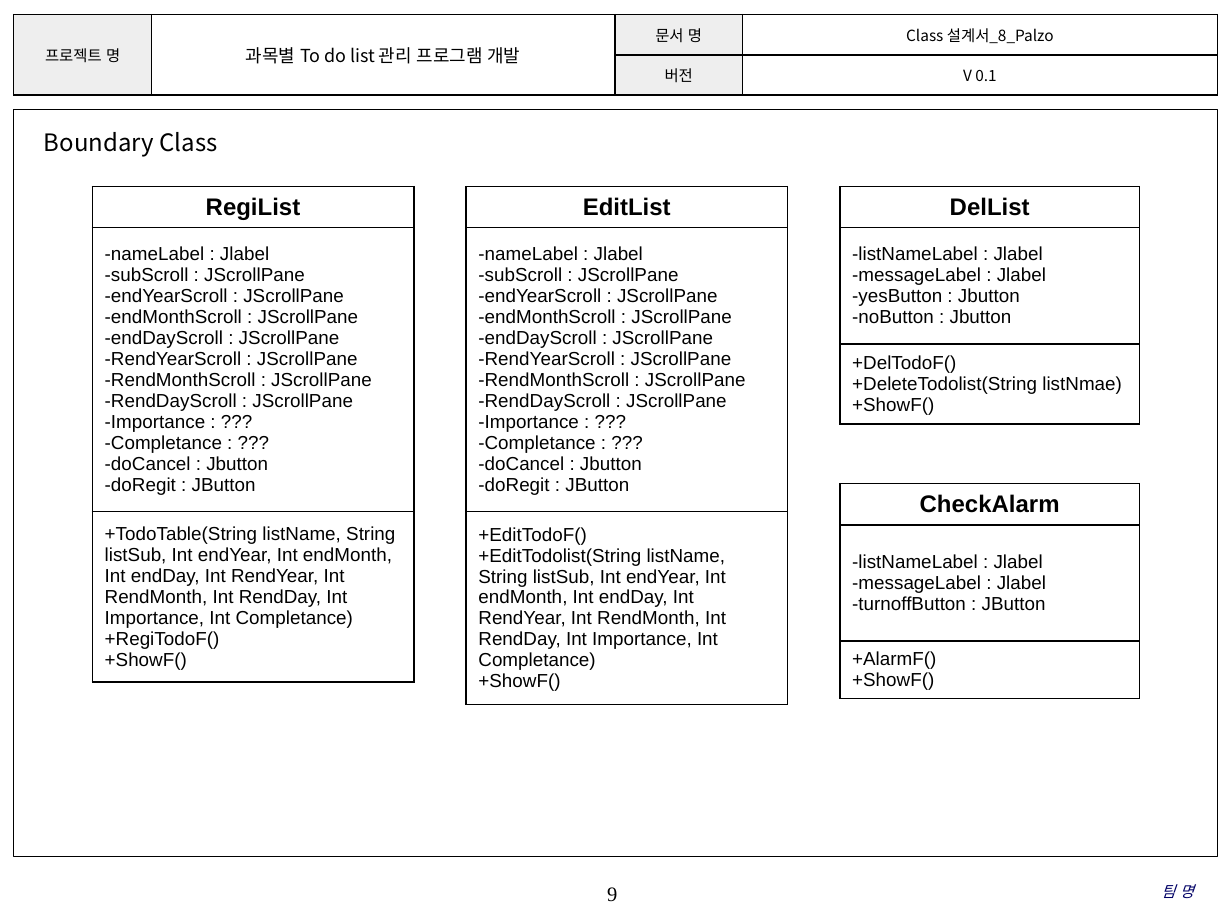
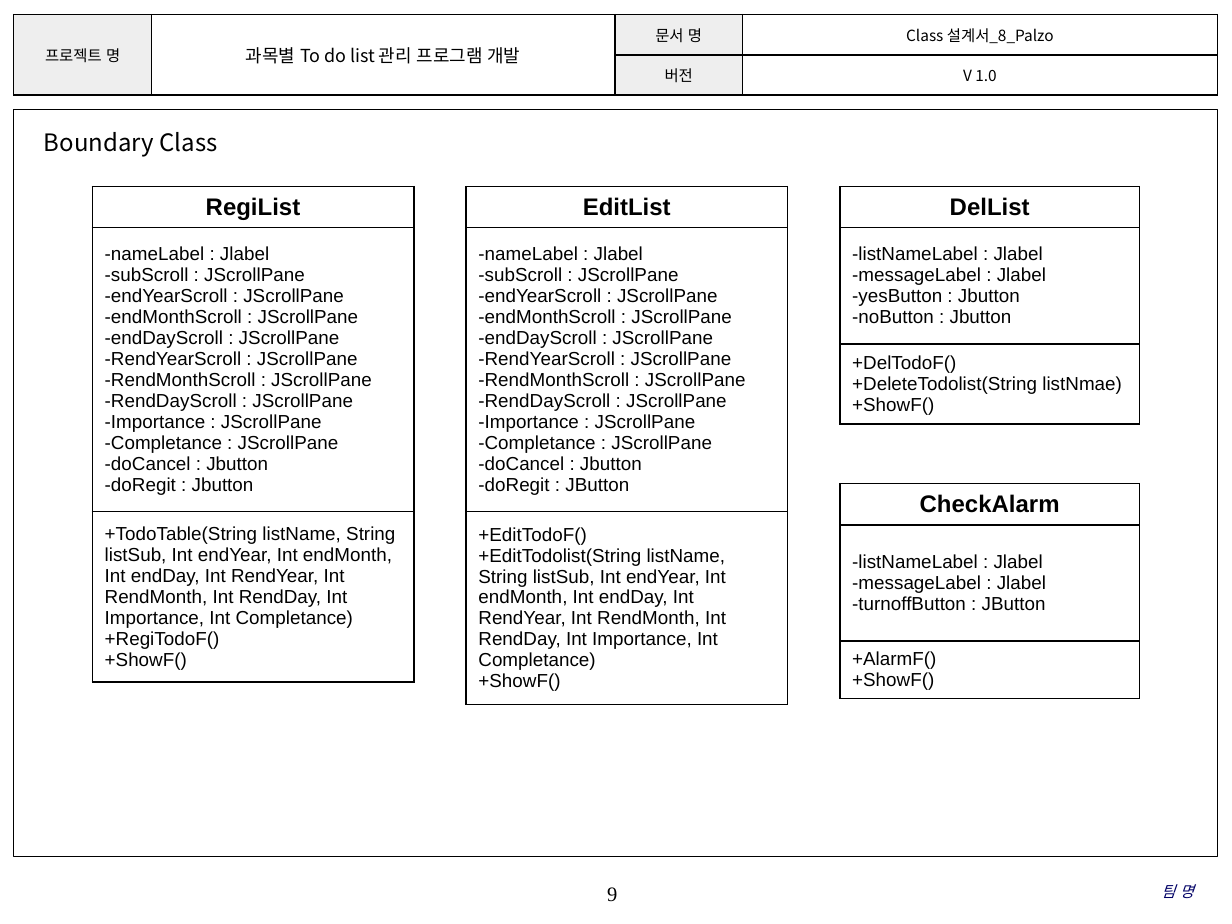
Before and after one commit to SMU-SE-Admin/18-1_8_PALZO_Doc, a slide deck: slide 9 of 03 설계/Class 설계서_8_Palzo.pptx. Drawn at 1232x924 pixels with LibreOffice and Linux fonts; fonts in the diff are those of the drawing; background and template pictures are left out. Boxes give left, top, right and bottom in pixels: in the first picture for what was removed or moved away, otherwise in the second. Text is boxed around its words. In the diff, an @@ line names an element or a change of style, - is before the commit and + after.

```diff
--- a/03 설계/Class 설계서_8_Palzo.pptx
+++ b/03 설계/Class 설계서_8_Palzo.pptx
@@ table at [14, 15, 1217, 95] @@
-row 2, column 4: V 0.1
+row 2, column 4: V 1.0
@@ table at [92, 186, 414, 726] @@
-row 2, column 1: -nameLabel : Jlabel / -subScroll : JScrollPane / -endYearScroll : JScrollPane / -endMonthScroll : JScrollPane / -endDayScroll : JScrollPane / -RendYearScroll : JScrollPane / -RendMonthScroll : JScrollPane / -RendDayScroll : JScrollPane / -Importance : ??? / -Completance : ??? / -doCancel : Jbutton / -doRegit : JButton
+row 2, column 1: -nameLabel : Jlabel / -subScroll : JScrollPane / -endYearScroll : JScrollPane / -endMonthScroll : JScrollPane / -endDayScroll : JScrollPane / -RendYearScroll : JScrollPane / -RendMonthScroll : JScrollPane / -RendDayScroll : JScrollPane / -Importance : JScrollPane / -Completance : JScrollPane / -doCancel : Jbutton / -doRegit : Jbutton
@@ table at [466, 186, 787, 726] @@
-row 2, column 1: -nameLabel : Jlabel / -subScroll : JScrollPane / -endYearScroll : JScrollPane / -endMonthScroll : JScrollPane / -endDayScroll : JScrollPane / -RendYearScroll : JScrollPane / -RendMonthScroll : JScrollPane / -RendDayScroll : JScrollPane / -Importance : ??? / -Completance : ??? / -doCancel : Jbutton / -doRegit : JButton
+row 2, column 1: -nameLabel : Jlabel / -subScroll : JScrollPane / -endYearScroll : JScrollPane / -endMonthScroll : JScrollPane / -endDayScroll : JScrollPane / -RendYearScroll : JScrollPane / -RendMonthScroll : JScrollPane / -RendDayScroll : JScrollPane / -Importance : JScrollPane / -Completance : JScrollPane / -doCancel : Jbutton / -doRegit : JButton
```
Also in this commit, not shown: 7 other slides changed.
